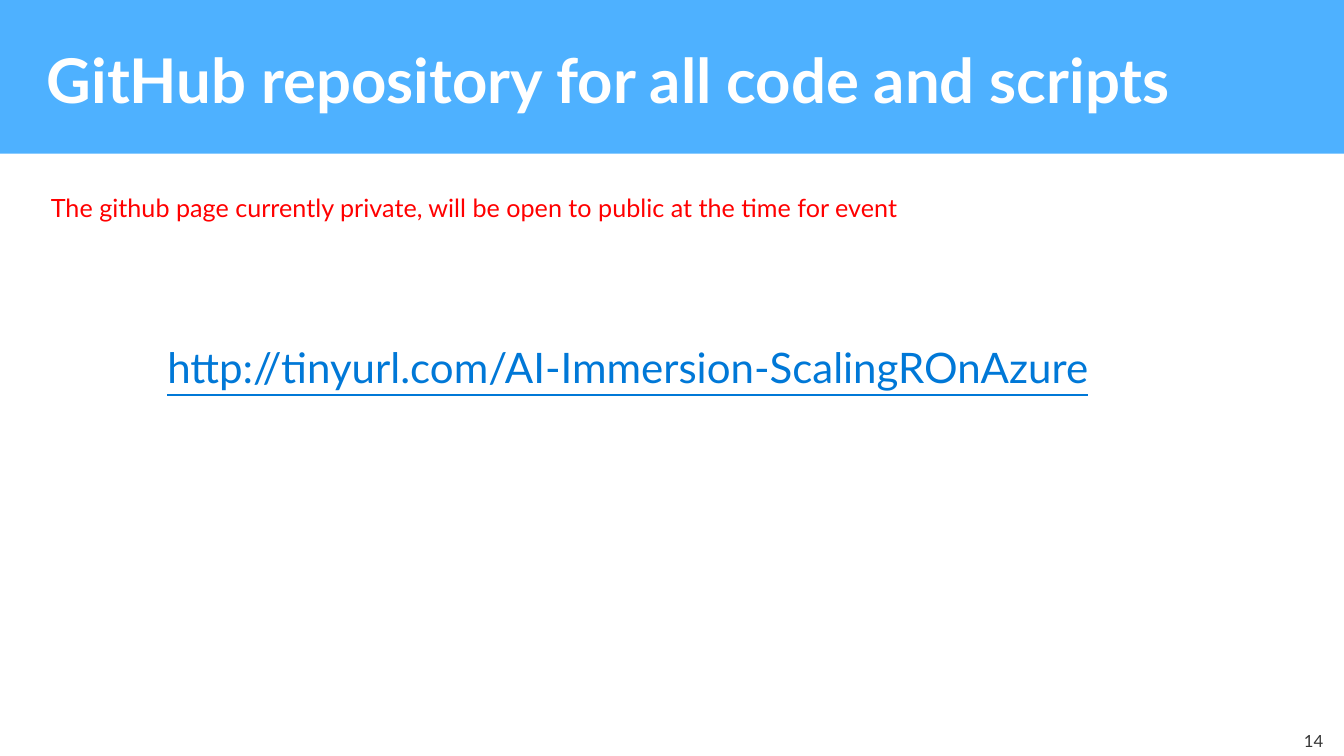
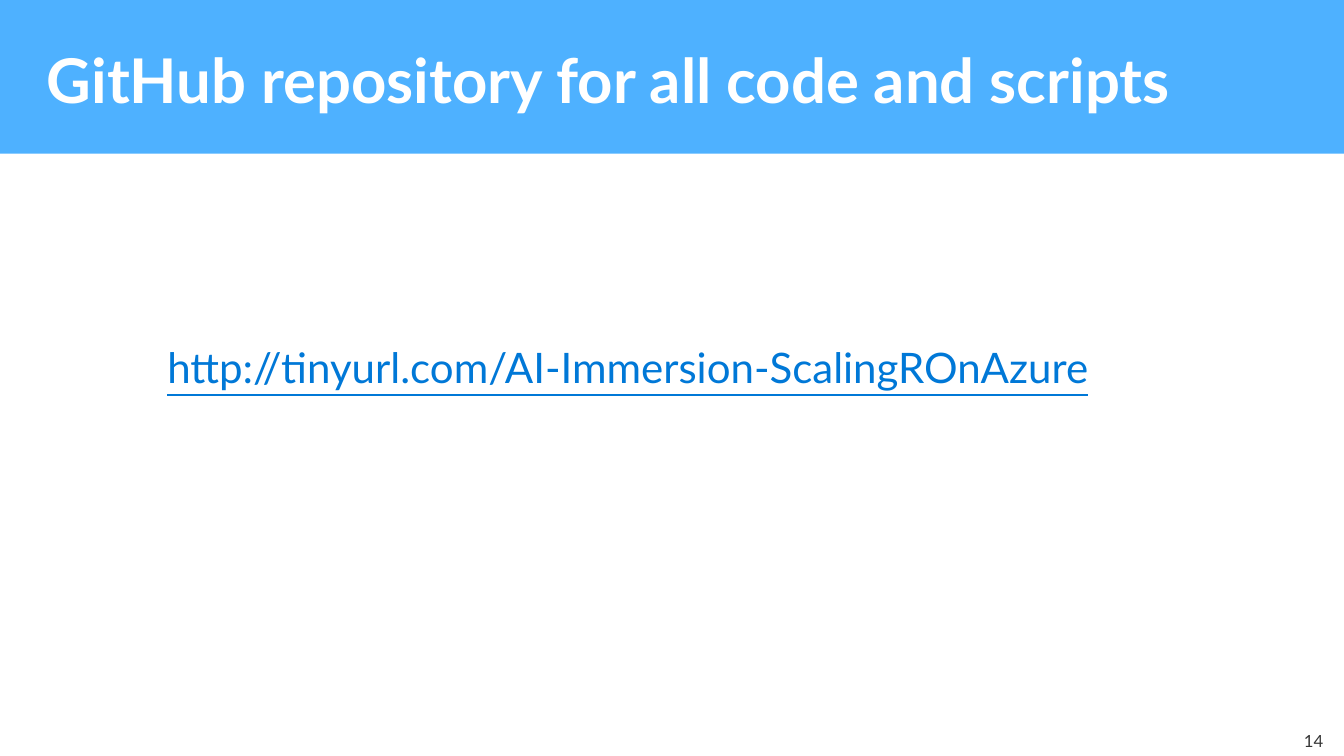
Before and after one commit to microsoft/AI-Immersion-Workshop, a slide deck: slide 14 of R server Tools for scaling R using Azure/docs/ToolsForScalingRUsingAzure.pptx. Drawn at 1344x756 pixels with LibreOffice and Linux fonts; fonts in the diff are those of the drawing; background and template pictures are left out. Boxes give left, top, right and bottom in pixels: in the first picture for what was removed or moved away, otherwise in the second. Text is boxed around its words. In the diff, an @@ line names an element or a change of style, - is before the commit and + after.

```diff
--- a/R server Tools for scaling R using Azure/docs/ToolsForScalingRUsingAzure.pptx
+++ b/R server Tools for scaling R using Azure/docs/ToolsForScalingRUsingAzure.pptx
@@ text removed at [51, 198, 897, 221] @@
-The github page currently private, will be open to public at the time for event
```
Also in this commit, not shown: 3 other slides changed.
